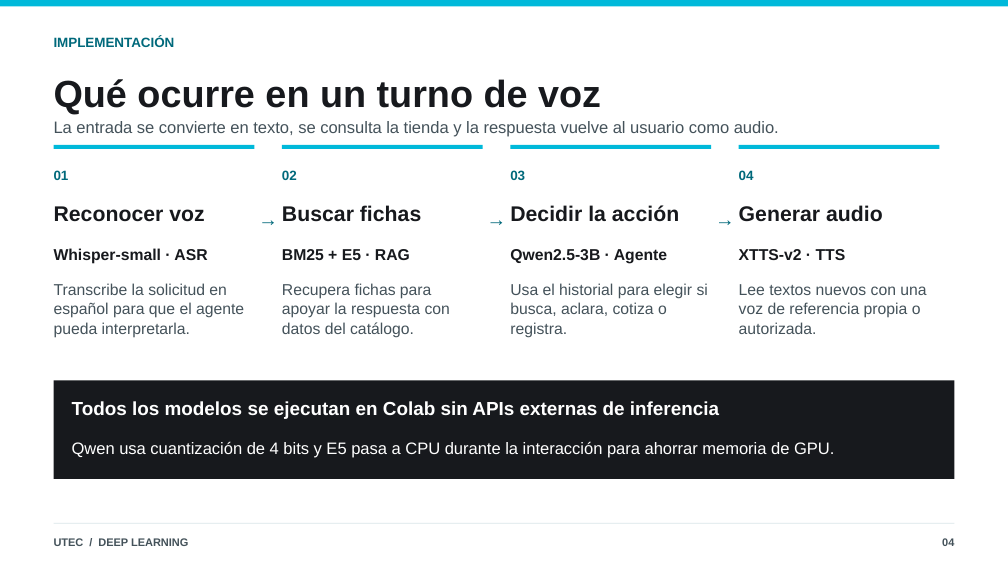
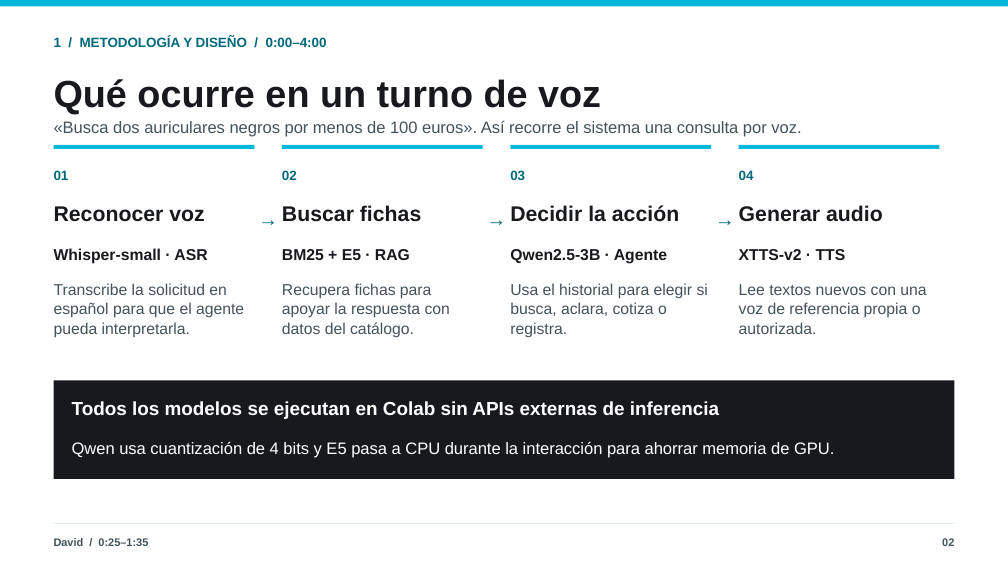
Before and after one commit to josenomberto/UTEC-CDIAV3-MCD8016, a slide deck: slide 2 of Proyecto 4/Presentación Laboratorio 4 - UTEC - con evidencias.pptx (slide 4 before the commit). Drawn at 1008x567 pixels with LibreOffice and Linux fonts; fonts in the diff are those of the drawing. Boxes give left, top, right and bottom in pixels: in the first picture for what was removed or moved away, otherwise in the second. Text is boxed around its words. In the diff, an @@ line names an element or a change of style, - is before the commit and + after.

```diff
--- a/Proyecto 4/Presentación Laboratorio 4 - UTEC - con evidencias.pptx
+++ b/Proyecto 4/Presentación Laboratorio 4 - UTEC - con evidencias.pptx
@@ text at (54, 37, 327, 47): text changed @@
-IMPLEMENTACIÓN
+1 / METODOLOGÍA Y DISEÑO / 0:00–4:00
@@ text at (54, 121, 801, 137): text changed @@
-La entrada se convierte en texto, se consulta la tienda y la respuesta vuelve al usuario como audio.
+«Busca dos auriculares negros por menos de 100 euros». Así recorre el sistema una consulta por voz.
@@ text at (54, 538, 148, 546): text changed @@
-UTEC / DEEP LEARNING
+David / 0:25–1:35
@@ text at (942, 538, 954, 546): text changed @@
-04
+02
```
Also in this commit, not shown: 6 other slides changed, 7 slides added, 5 slides removed, 1 other file.
